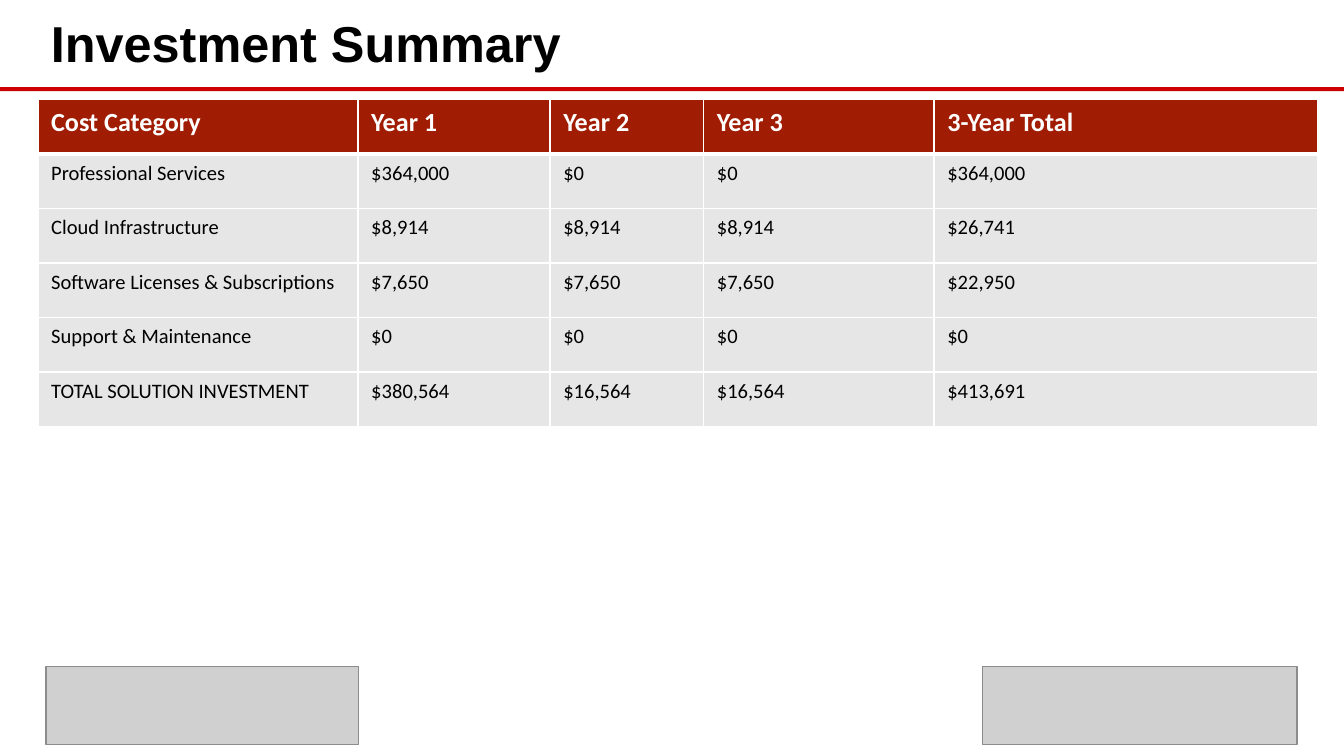
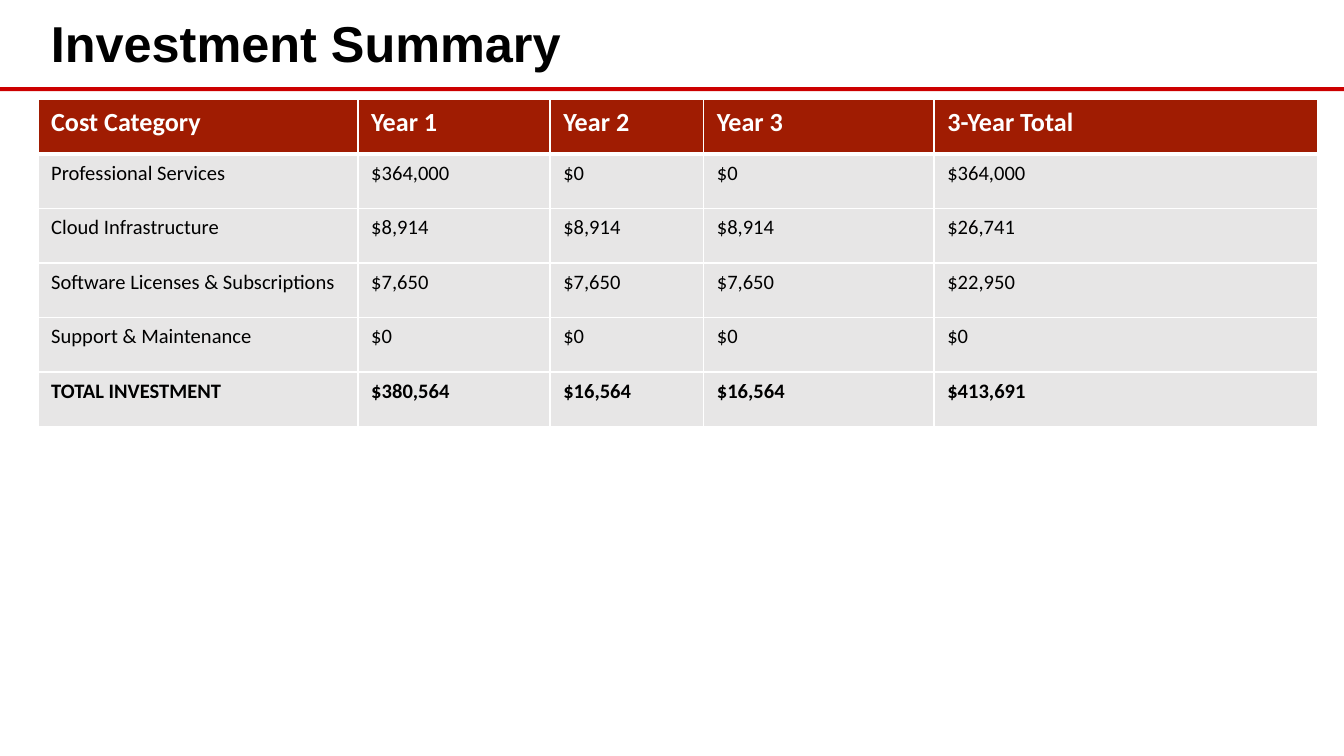
Before and after one commit to eoframework/solutions, a slide deck: slide 8 of solution-template/sample-provider/sample-category/sample-solution/presales/solution-briefing.pptx. Drawn at 1344x756 pixels with LibreOffice and Linux fonts; fonts in the diff are those of the drawing; grey boxes stand for pictures; background and template pictures are left out. Boxes give left, top, right and bottom in pixels: in the first picture for what was removed or moved away, otherwise in the second. Text is boxed around its words. In the diff, an @@ line names an element or a change of style, - is before the commit and + after.

Commit message:
Update solution template - consolidate Investment Summary structure and optimize table formatting

```diff
--- a/solution-template/sample-provider/sample-category/sample-solution/presales/solution-briefing.pptx
+++ b/solution-template/sample-provider/sample-category/sample-solution/presales/solution-briefing.pptx
@@ table at box(38, 99, 1317, 426) @@
-row 6, column 1: TOTAL SOLUTION INVESTMENT
+row 6, column 1: TOTAL INVESTMENT
@@ bold on in "$380,564", "$16,564", "$16,564", "$413,691" @@
@@ picture removed at box(46, 667, 359, 745) @@
@@ picture removed at box(982, 667, 1297, 745) @@
```
Also in this commit, not shown: 9 other slides changed, 16 other files.
